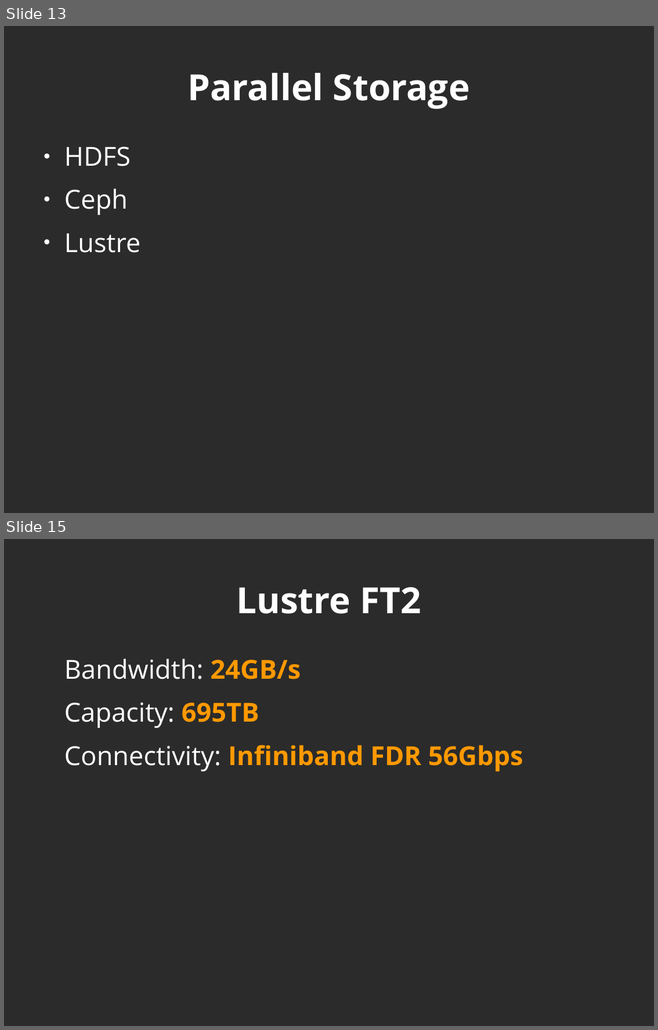
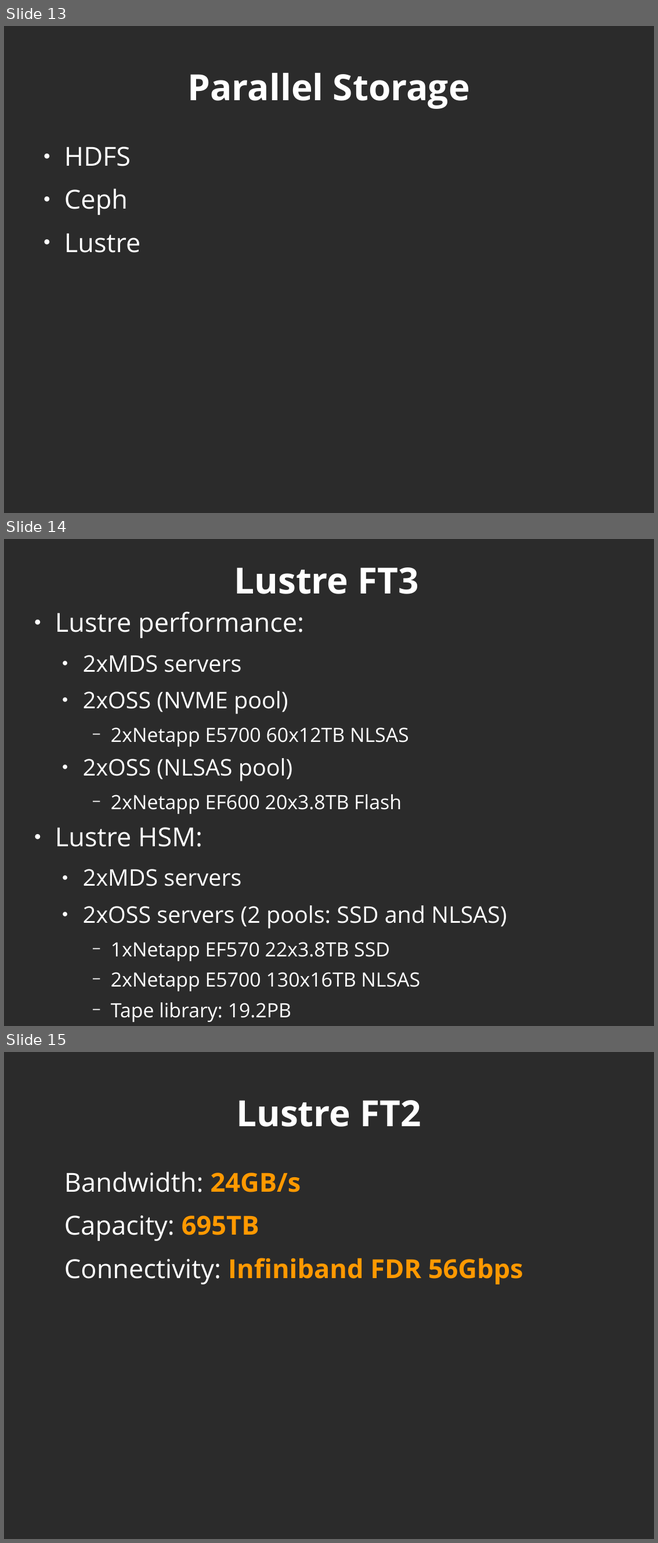
Before and after one commit to javicacheiro/pyspark_course, a slide deck: extended/unit_1_services_overview.odp. Shown one above the other, each under a label of ours: slides 13 and 15 before the commit, slides 13, 14 and 15 after it; the slides between them are not shown. The pictures are 658x1030 and 658x1543 pixels, drawn with LibreOffice and Linux fonts; fonts in the diff are those of the drawing; background and template pictures are left out; a plain dark background stands for a picture behind light text. Boxes give left, top, right and bottom in pixels: in the first picture for what was removed or moved away, otherwise in the second. Text is boxed around its words. In the diff, an @@ line names an element or a change of style, - is before the commit and + after.

```diff
--- a/extended/unit_1_services_overview.odp
+++ b/extended/unit_1_services_overview.odp
@@ slide 14 added at [4, 539, 654, 1026], background picture (left out) @@
@@ title added at [234, 567, 419, 594], 44 pt, text #FFFFFF, bold @@
+Lustre FT3
@@ text added at [55, 611, 506, 1022], 24 pt, text #FFFFFF @@
+● Lustre performance:
+  ● 2xMDS servers
+  ● 2xOSS (NVME pool)
+    − 2xNetapp E5700 60x12TB NLSAS
+  ● 2xOSS (NLSAS pool)
+    − 2xNetapp EF600 20x3.8TB Flash
+● Lustre HSM:
+  ● 2xMDS servers
+  ● 2xOSS servers (2 pools: SSD and NLSAS)
+    − 1xNetapp EF570 22x3.8TB SSD
+    − 2xNetapp E5700 130x16TB NLSAS
+    − Tape library: 19.2PB
```
Also in this commit, not shown: 3 slides changed, 2 other slides added, 3 slides removed, 1 other file.
